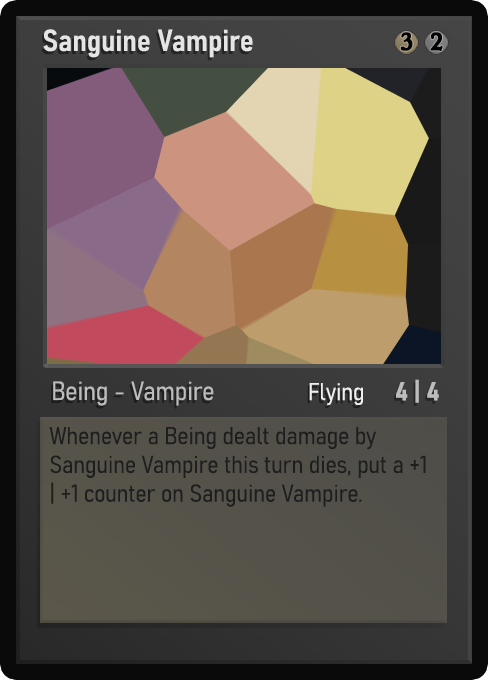
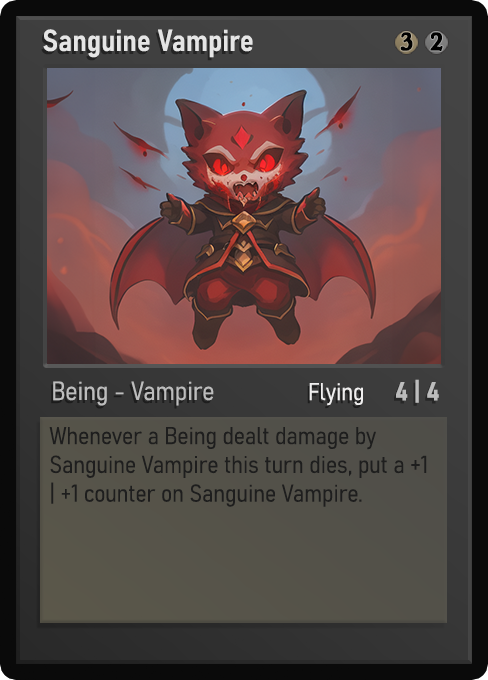
Layer changes from the first 488x680 image to the second:
painted on "Name" over [44, 29, 253, 57]
painted on "Class" over [53, 381, 213, 405]
painted on "Ability" over [328, 387, 363, 406]
painted on "Desc_norm" over [50, 427, 427, 507]
painted on "Artwork" over [47, 68, 441, 364]
